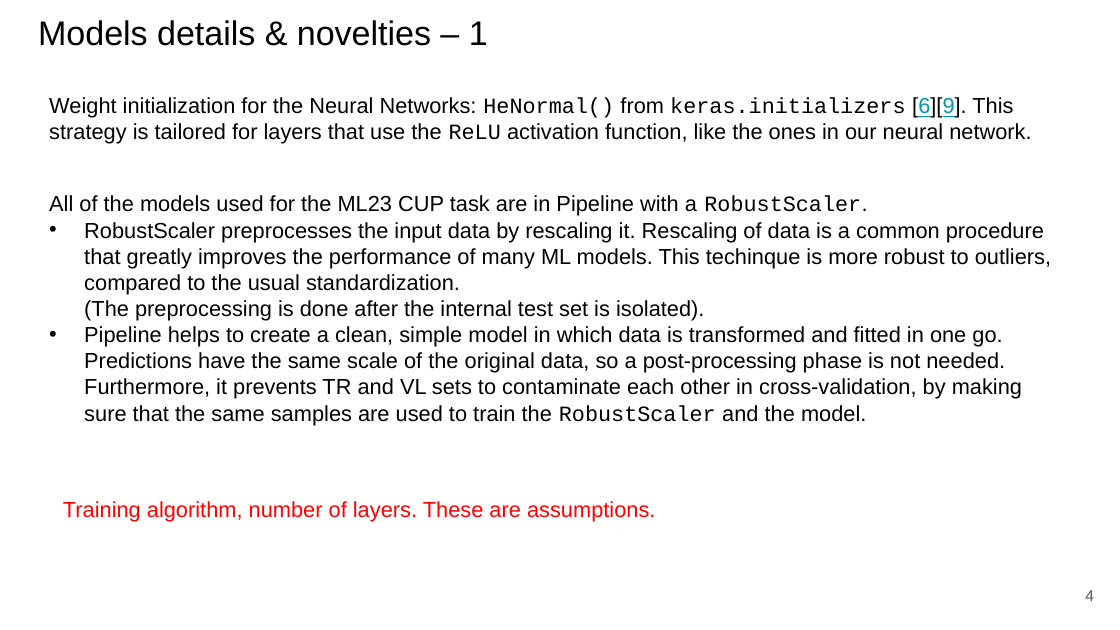
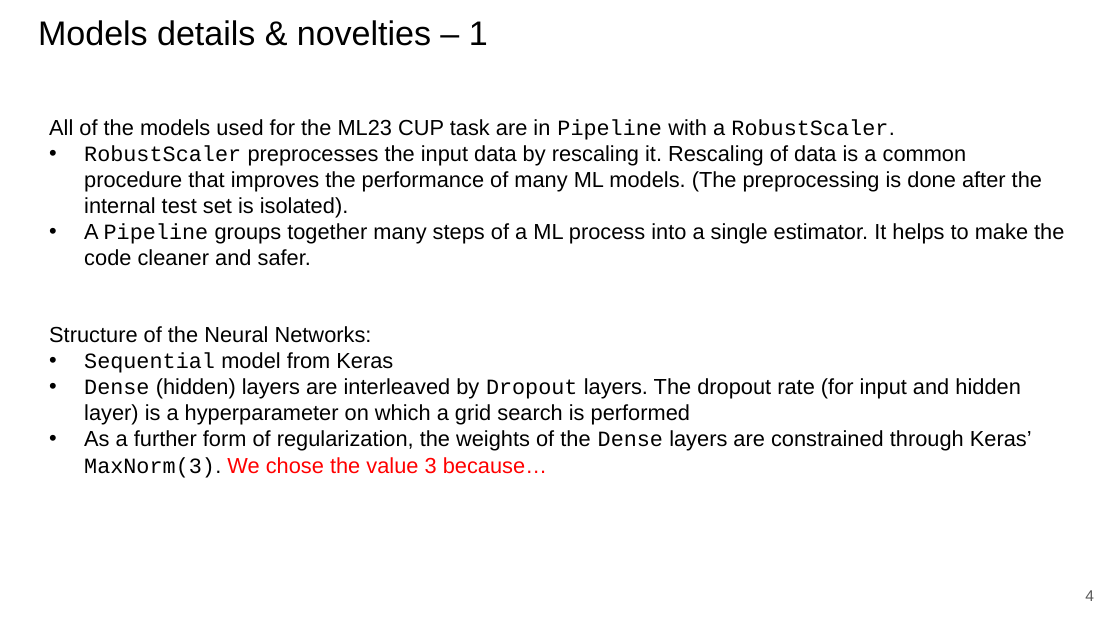
Before and after one commit to paolo-junior-mollica/machine-learning-project, a slide deck: slide 4 of relazione/ML-2023-PRJ-Slides-Demo.pptx. Drawn at 1120x630 pixels with LibreOffice and Linux fonts; fonts in the diff are those of the drawing. Boxes give left, top, right and bottom in pixels: in the first picture for what was removed or moved away, otherwise in the second. Text is boxed around its words. In the diff, an @@ line names an element or a change of style, - is before the commit and + after.

Commit message:
Presentation update

```diff
--- a/relazione/ML-2023-PRJ-Slides-Demo.pptx
+++ b/relazione/ML-2023-PRJ-Slides-Demo.pptx
@@ text "All of the models used ..." moved from (x1=49, y1=195, x2=1051, y2=425) to (x1=49, y1=119, x2=1064, y2=266) @@
@@ text at (x1=49, y1=119, x2=894, y2=140): font Arial to Courier New in "Pipeline" @@
@@ text removed at (x1=49, y1=97, x2=1031, y2=144) @@
-Weight initialization for the Neural Networks: HeNormal() from keras.initializers [6][9]. This strategy is tailored for layers that use the ReLU activation function, like the ones in our neural network.
@@ text at (x1=84, y1=145, x2=1064, y2=266): text changed @@
-• RobustScaler preprocesses the input data by rescaling it. Rescaling of data is a common procedure that greatly improves the performance of many ML models. This techinque is more robust to outliers, compared to the usual standardization.
-  (The preprocessing is done after the internal test set is isolated).
-• Pipeline helps to create a clean, simple model in which data is transformed and fitted in one go. Predictions have the same scale of the original data, so a post-processing phase is not needed.
-  Furthermore, it prevents TR and VL sets to contaminate each other in cross-validation, by making sure that the same samples are used to train the RobustScaler and the model.
+• RobustScaler preprocesses the input data by rescaling it. Rescaling of data is a common procedure that improves the performance of many ML models. (The preprocessing is done after the internal test set is isolated).
+• A Pipeline groups together many steps of a ML process into a single estimator. It helps to make the code cleaner and safer.
@@ text added at (x1=49, y1=326, x2=1032, y2=478), 14 pt, text #000000 @@
+Structure of the Neural Networks:
+• Sequential model from Keras
+• Dense (hidden) layers are interleaved by Dropout layers. The dropout rate (for input and hidden layer) is a hyperparameter on which a grid search is performed
+• As a further form of regularization, the weights of the Dense layers are constrained through Keras’ MaxNorm(3). We chose the value 3 because…
@@ text removed at (x1=63, y1=501, x2=655, y2=522) @@
-Training algorithm, number of layers. These are assumptions.
```
Also in this commit, not shown: 11 other slides changed, 1 slide added.
